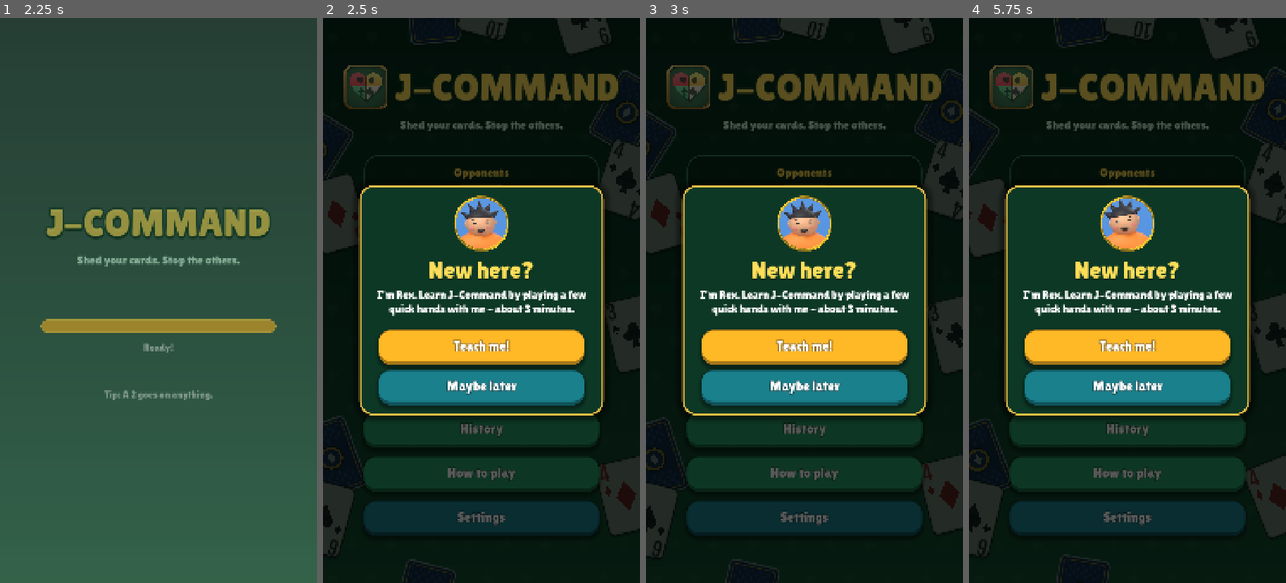
Above: before the commit, frames 1-4 (left to right).
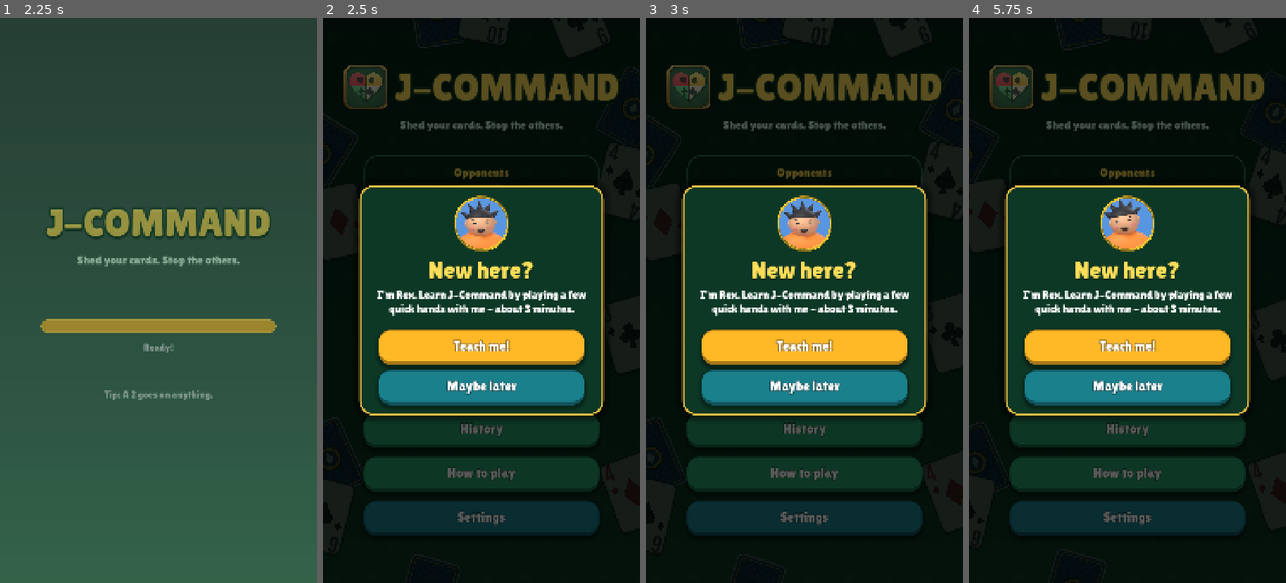
Above: after the commit, the same moments.

Repository: lambou/jcommand-cards-monorepo
Game: Godot game, scene res://scenes/main.tscn
The game is run twice, just before and just after one commit, with the same random seed, the same clock (stepped at 60 frames per second) and the same inputs.
Inputs (mouse positions are in pixels of both pictures, inside the frame that each line leads up to):
- Up to frame 1 (2.25 s): tap Enter at 0.5 s; move the mouse to (228, 272) at 0.52 s; hold Right 0.53-1.25 s; click (228, 272) at 0.67 s; tap Space at 0.77 s; drag from (95, 328) to (142, 413) at 1.27 s; move the mouse to (190, 176) at 2.02 s; hold Right from 2.03 s (still down)
- Up to frame 2 (2.5 s): keep holding Right
- Up to frame 3 (3 s): release Right at 2.75 s; click "Easy" at 2.75 s
- Up to frame 4 (5.75 s): click "Easy" at 3.5 s; click "Normal" at 4.25 s; click "Normal" at 5 s

Frame 1 is identical in both runs. In frame 2, 1.5% of the frame differs, in the area x 0-100%, y 0-100%; in frame 3, 1.6%; in frame 4, 1.9%.

Commit message:
Menu backdrop: darker veil, cards float on smooth sine waves that ease in from rest
The noise drift jumped on the first frame and sped up / stalled unevenly. Each card now
bobs, sways, tilts and breathes on its own blend of two sine waves (random periods and
phases), growing from rest over 1.5 s. The veil over the backdrop goes from 50% to 70%.

Co-Authored-By: Claude Sonnet 5.5 <noreply@anthropic.com>

Diff:
--- a/apps/mobile/scripts/ui/menu_backdrop.gd
+++ b/apps/mobile/scripts/ui/menu_backdrop.gd
@@ -13,12 +13,14 @@
 const PATTERN_COL := Color(0.6, 1.0, 0.75, 0.05)
 const CARD_SCALE := 1.15
 const CARD_TINT := Color(0.8, 0.86, 0.82, 0.92)   # shaded so the cards sit back behind the menu
-const SCRIM := Color(0.02, 0.13, 0.08, 0.5)       # felt-dark veil over pattern + cards: the menu stays the focus
-# Random drift: each card wanders on its own noise track (offset, tilt, a slight breathing scale).
-const DRIFT_PX := 26.0
-const DRIFT_DEG := 6.0
-const DRIFT_SCALE := 0.03
-const DRIFT_SPEED := 0.09   # noise units per second: slow enough to stay in the background
+const SCRIM := Color(0.015, 0.1, 0.06, 0.7)       # felt-dark veil over pattern + cards: the menu stays the focus
+# Floating: every card bobs, sways and tilts on its own blend of two slow sine waves (random periods and
+# phases), so the motion never stops or jerks and no two cards move in step.
+const FLOAT_PX := 22.0        # peak offset on each axis
+const FLOAT_DEG := 5.0        # peak extra tilt
+const FLOAT_SCALE := 0.025    # peak breathing scale
+const FLOAT_PERIOD := Vector2(7.0, 13.0)   # main wave period range in seconds (a faster, smaller wave rides on it)
+const EASE_IN := 1.5          # seconds for the motion to grow from rest, so nothing pops on the first frame
 
 ## [x, y] as fractions of the screen (card centre), rotation in degrees, card ("" = back, else rank+suit).
 ## Kept to the margins and corners: the menu column covers roughly x 0.14..0.86.
@@ -38,9 +40,7 @@
 ]
 
 var _cards: Array[Control] = []
-var _noise := FastNoiseLite.new()
-var _seeds: Array[float] = []   # per card: where on the noise track it starts
-var _speeds: Array[float] = []  # per card: how fast it wanders
+var _waves: Array[PackedFloat32Array] = []   # per card, 4 channels (x, y, tilt, scale) x [w1, phase1, w2, phase2]
 var _t := 0.0
 
 
@@ -73,16 +73,16 @@
 		v.modulate = CARD_TINT
 		add_child(v)
 		_cards.append(v)
-		_seeds.append(randf() * 1000.0)
-		_speeds.append(DRIFT_SPEED * randf_range(0.6, 1.4))
+		var w := PackedFloat32Array()
+		for ch in 4:
+			var main := TAU / randf_range(FLOAT_PERIOD.x, FLOAT_PERIOD.y)
+			w.append_array([main, randf() * TAU, main * randf_range(2.1, 2.9), randf() * TAU])
+		_waves.append(w)
 	var scrim := ColorRect.new()
 	scrim.color = SCRIM
 	scrim.set_anchors_and_offsets_preset(Control.PRESET_FULL_RECT)
 	scrim.mouse_filter = Control.MOUSE_FILTER_IGNORE
 	add_child(scrim)
-	_noise.noise_type = FastNoiseLite.TYPE_SIMPLEX_SMOOTH
-	_noise.frequency = 1.0
-	_noise.seed = randi()
 	resized.connect(_layout)
 	_layout()
 	set_process(not Settings.reduce())
@@ -93,23 +93,23 @@
 	_layout()
 
 
-## Rest position from SCATTER plus each card's random drift (none with reduce motion: _t stays 0).
+## Rest position from SCATTER plus each card's float (none with reduce motion: _t stays 0).
 func _layout() -> void:
+	var amp := smoothstep(0.0, EASE_IN, _t)
 	for i in _cards.size():
 		var spec: Array = SCATTER[i]
 		var v := _cards[i]
-		var drift := Vector2.ZERO
-		var tilt := 0.0
-		var breathe := 0.0
-		if _t > 0.0:
-			var p := _seeds[i] + _t * _speeds[i]
-			# Separate tracks of the same noise (far-apart y rows) so x, y, tilt and scale move independently.
-			drift = Vector2(_noise.get_noise_2d(p, 0.0), _noise.get_noise_2d(p, 100.0)) * DRIFT_PX * 2.0
-			tilt = _noise.get_noise_2d(p, 200.0) * DRIFT_DEG * 2.0
-			breathe = _noise.get_noise_2d(p, 300.0) * DRIFT_SCALE * 2.0
+		var drift := Vector2(_wave(i, 0), _wave(i, 1)) * FLOAT_PX * amp
 		v.position = Vector2(spec[0] * size.x, spec[1] * size.y) - v.size / 2.0 + drift
-		v.rotation = deg_to_rad(spec[2] + tilt)
-		v.scale = Vector2.ONE * CARD_SCALE * (1.0 + breathe)
+		v.rotation = deg_to_rad(spec[2] + _wave(i, 2) * FLOAT_DEG * amp)
+		v.scale = Vector2.ONE * CARD_SCALE * (1.0 + _wave(i, 3) * FLOAT_SCALE * amp)
+
+
+## Channel `ch` of card `i` at the current time, in -1..1: a main sine plus a quarter-strength faster one.
+func _wave(i: int, ch: int) -> float:
+	var w := _waves[i]
+	var k := ch * 4
+	return (sin(_t * w[k] + w[k + 1]) + 0.25 * sin(_t * w[k + 2] + w[k + 3])) / 1.25
 
 
 ## Staggered grid of all four suits, barely lighter than the felt.
